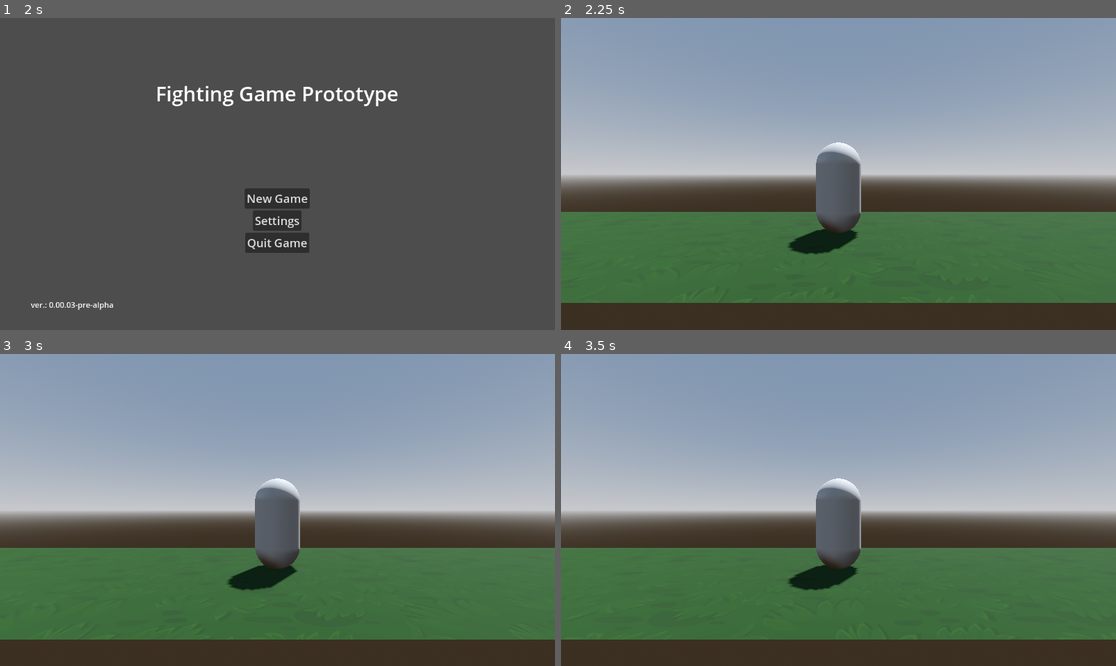
Above: before the commit, frames 1-4 (two rows, left to right).
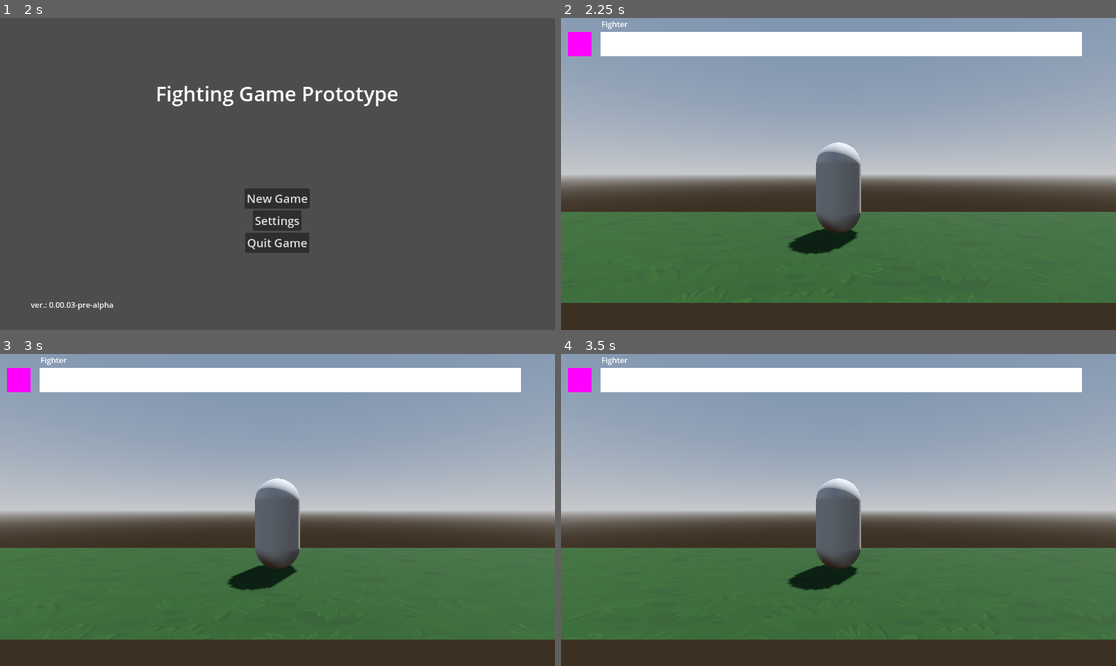
Above: after the commit, the same moments.

Repository: shoyguer/fighting-game-prototype-dev
Game: Godot game, scene res://ui/main_menu/main_menu.tscn
Two runs of this game, one before a commit and one after it. Both use one fixed random seed, a clock stepped at 60 frames per second and the inputs below.
Inputs (mouse positions are in pixels of both pictures, inside the frame that each line leads up to):
- Up to frame 1 (2 s): tap Enter at 0.5 s; move the mouse to (399, 158) at 0.52 s; hold D (move_right) 0.53-1.28 s; hold S (move_crouch) 0.53-1.28 s; tap W (move_jump) at 0.77, 1.52 s; tap Space at 1.25 s; move the mouse to (166, 189) at 1.27 s; hold A (move_left) from 1.28 s (still down); tap S (move_crouch) at 1.35 s
- Up to frame 2 (2.25 s): release A (move_left) at 2 s; click "New Game" at 2 s
- Up to frame 3 (3 s): tap Enter at 2.75 s; move the mouse to (333, 441) at 2.77 s; hold D (move_right) from 2.78 s (still down); hold S (move_crouch) from 2.78 s (still down)
- Up to frame 4 (3.5 s): keep holding D (move_right); keep holding S (move_crouch)

Frame 1 is identical in both runs. In frame 2, 7.1% of the frame differs, in the area x 1-94%, y 1-13%; in frame 3, 7.1%; in frame 4, 7.1%.

Commit message:
UI system initiated

Diff:
--- /dev/null
+++ b/fighting-game-prototype/components/CharacterResource.gd
@@ -0,0 +1,8 @@
+class_name CharacterResource
+extends Resource
+
+@export var max_health: int = 1000
+@export var portrait_image: Texture
+@export var character_name: String
+
+var current_health: int = 1000
--- /dev/null
+++ b/fighting-game-prototype/components/CharacterResource.tres
@@ -0,0 +1,12 @@
+[gd_resource type="Resource" script_class="CharacterResource" load_steps=3 format=3 uid="uid://cr6kqq50nv13x"]
+
+[ext_resource type="Script" path="res://components/CharacterResource.gd" id="1_st1m2"]
+
+[sub_resource type="PlaceholderTexture2D" id="PlaceholderTexture2D_1d2m6"]
+size = Vector2(50, 50)
+
+[resource]
+script = ExtResource("1_st1m2")
+max_health = 1000
+portrait_image = SubResource("PlaceholderTexture2D_1d2m6")
+character_name = ""
--- a/fighting-game-prototype/entities/character/base_character.gd
+++ b/fighting-game-prototype/entities/character/base_character.gd
@@ -1,11 +1,13 @@
 class_name BaseCharacter
 extends CharacterBody3D
 
+signal health_changes
 
 ## For setting the current direction of the character
 @export_group("Character")
-@export var max_health_points: int = 100
-@export var cur_health_points: int = 100:
+@export var character_data: CharacterResource
+@export var max_health_points: int = 1000
+@export var cur_health_points: int = 1000:
 	set(value):
 		cur_health_points = value
 		cur_health_points = clampi(cur_health_points, 0, max_health_points)
@@ -36,6 +38,8 @@
 # Is it a real player or is it being controlled by AI?
 var is_player: bool = false
 
+
+
 @onready var mesh: MeshInstance3D = %Mesh
 @onready var collision: CollisionShape3D = %Collision
 @onready var move_component: MoveComponent = %MoveComponent
@@ -43,8 +47,10 @@
 
 
 func _ready() -> void:
+	character_data.character_name = "Fighter"
+
 	direction = direction
-
+	character_resource()
 	# If not in editor, state manager and move component will be initialized
 	if not Engine.is_editor_hint():
 		state_manager.init(self)
@@ -52,11 +58,21 @@
 
 
 func _physics_process(delta: float) -> void:
+	#character_data.current_health -= damage_suffered
+	if Input.is_action_just_pressed("more_health"):
+		character_data.current_health += 100
+	if Input.is_action_just_pressed("less_health"):
+		character_data.current_health -= 100
 	# If not in editor, state manager will play
 	if not Engine.is_editor_hint():
 		state_manager.physics_process(delta)
 
 
+
+
 func _input(event: InputEvent) -> void:
 	if not Engine.is_editor_hint():
 		state_manager.input(event)
+
+func character_resource() -> void:
+	pass
--- a/fighting-game-prototype/project.godot
+++ b/fighting-game-prototype/project.godot
@@ -61,6 +61,16 @@
 , Object(InputEventKey,"resource_local_to_scene":false,"resource_name":"","device":-1,"window_id":0,"alt_pressed":false …(183 unchanged characters)…
 ]
 }
+more_health={
+"deadzone": 0.5,
+"events": [Object(InputEventKey,"resource_local_to_scene":false,"resource_name":"","device":-1,"window_id":0,"alt_pressed":false,"shift_pressed":false,"ctrl_pressed":false,"meta_pressed":false,"pressed":false,"keycode":0,"physical_keycode":4194437,"key_label":0,"unicode":43,"location":0,"echo":false,"script":null)
+]
+}
+less_health={
+"deadzone": 0.5,
+"events": [Object(InputEventKey,"resource_local_to_scene":false,"resource_name":"","device":-1,"window_id":0,"alt_pressed":false,"shift_pressed":false,"ctrl_pressed":false,"meta_pressed":false,"pressed":false,"keycode":0,"physical_keycode":4194435,"key_label":0,"unicode":45,"location":0,"echo":false,"script":null)
+]
+}
 
 [physics]
 
--- a/fighting-game-prototype/scenes/ring/base_ring.gd
+++ b/fighting-game-prototype/scenes/ring/base_ring.gd
@@ -2,4 +2,5 @@
 extends Node3D
 
 
+
 # No code at the moment
--- a/fighting-game-prototype/scenes/ring/base_ring.tscn
+++ b/fighting-game-prototype/scenes/ring/base_ring.tscn
@@ -1,8 +1,12 @@
-[gd_scene load_steps=10 format=3 uid="uid://2f1oiq4ce6ah"]
+[gd_scene load_steps=14 format=3 uid="uid://2f1oiq4ce6ah"]
 
 [ext_resource type="Script" path="res://scenes/ring/base_ring.gd" id="1_penw6"]
 [ext_resource type="PackedScene" uid="uid://ddwiy1mimsn0a" path="res://entities/character/base_character.tscn" id="2_81ipt"]
 [ext_resource type="Texture2D" uid="uid://catdqc1vtdnie" path="res://assets/textures/texture_grass.png" id="2_gttef"]
+[ext_resource type="Script" path="res://scenes/ring/progress_bar.gd" id="4_q1r1a"]
+[ext_resource type="Resource" uid="uid://cr6kqq50nv13x" path="res://components/CharacterResource.tres" id="5_fw5nq"]
+[ext_resource type="Script" path="res://scenes/ring/label.gd" id="5_r7je1"]
+[ext_resource type="Script" path="res://scenes/ring/texture_rect.gd" id="5_yni6m"]
 
 [sub_resource type="ProceduralSkyMaterial" id="ProceduralSkyMaterial_lj7xn"]
 sky_horizon_color = Color(0.64625, 0.65575, 0.67075, 1)
@@ -51,7 +55,57 @@
 surface_material_override/0 = SubResource("StandardMaterial3D_sdpws")
 
 [node name="BaseCharacter" parent="." instance=ExtResource("2_81ipt")]
+character_data = ExtResource("5_fw5nq")
 
 [node name="Camera3D" type="Camera3D" parent="BaseCharacter"]
 transform = Transform3D(1, 0, 0, 0, 1, 0, 0, 0, 1, 0, 1.30237, 4.54876)
 current = true
+
+[node name="Control" type="Control" parent="."]
+layout_mode = 3
+anchors_preset = 0
+offset_right = 40.0
+offset_bottom = 40.0
+
+[node name="VBoxContainer" type="VBoxContainer" parent="Control"]
+layout_mode = 0
+offset_right = 40.0
+offset_bottom = 40.0
+
+[node name="HBoxContainer" type="HBoxContainer" parent="Control/VBoxContainer"]
+custom_minimum_size = Vector2(50, 25)
+layout_mode = 2
+
+[node name="HBoxContainer4" type="HBoxContainer" parent="Control/VBoxContainer/HBoxContainer"]
+custom_minimum_size = Vector2(80, 25)
+layout_mode = 2
+
+[node name="Label" type="Label" parent="Control/VBoxContainer/HBoxContainer" node_paths=PackedStringArray("base_character")]
+layout_mode = 2
+script = ExtResource("5_r7je1")
+base_character = NodePath("../../../../BaseCharacter")
+
+[node name="HBoxContainer2" type="HBoxContainer" parent="Control/VBoxContainer"]
+layout_mode = 2
+
+[node name="HBoxContainer4" type="HBoxContainer" parent="Control/VBoxContainer/HBoxContainer2"]
+custom_minimum_size = Vector2(10, 25)
+layout_mode = 2
+
+[node name="TextureRect" type="TextureRect" parent="Control/VBoxContainer/HBoxContainer2" node_paths=PackedStringArray("base_character")]
+layout_mode = 2
+script = ExtResource("5_yni6m")
+base_character = NodePath("../../../../BaseCharacter")
+
+[node name="HBoxContainer3" type="HBoxContainer" parent="Control/VBoxContainer/HBoxContainer2"]
+custom_minimum_size = Vector2(10, 25)
+layout_mode = 2
+
+[node name="ColorRect" type="ColorRect" parent="Control/VBoxContainer/HBoxContainer2" node_paths=PackedStringArray("base_character")]
+custom_minimum_size = Vector2(0, 50)
+layout_mode = 2
+script = ExtResource("4_q1r1a")
+base_character = NodePath("../../../../BaseCharacter")
+
+[node name="TextureProgressBar" type="TextureProgressBar" parent="Control/VBoxContainer/HBoxContainer2"]
+layout_mode = 2
--- /dev/null
+++ b/fighting-game-prototype/scenes/ring/color_rect.gd
@@ -0,0 +1,12 @@
+extends ColorRect
+
+const CHARACTER_RESOURCE = preload("res://components/CharacterResource.tres")
+
+# Called when the node enters the scene tree for the first time.
+func _ready() -> void:
+	pass # Replace with function body.
+
+
+# Called every frame. 'delta' is the elapsed time since the previous frame.
+func _process(delta: float) -> void:
+	custom_minimum_size.x = CHARACTER_RESOURCE.max_health
--- /dev/null
+++ b/fighting-game-prototype/scenes/ring/label.gd
@@ -0,0 +1,11 @@
+extends Label
+
+@export var base_character: BaseCharacter
+# Called when the node enters the scene tree for the first time.
+func _ready() -> void:
+	text = base_character.character_data.character_name
+
+
+# Called every frame. 'delta' is the elapsed time since the previous frame.
+func _process(delta: float) -> void:
+	pass
--- /dev/null
+++ b/fighting-game-prototype/scenes/ring/progress_bar.gd
@@ -0,0 +1,9 @@
+extends ColorRect
+
+@export var base_character: BaseCharacter
+
+func _ready() -> void:
+	pass
+
+func _process(delta: float) -> void:
+	custom_minimum_size.x = base_character.character_data.current_health
--- /dev/null
+++ b/fighting-game-prototype/scenes/ring/texture_progress_bar.gd
@@ -0,0 +1,7 @@
+extends TextureProgressBar
+
+@export var character_resource: CharacterResource
+
+# Called every frame. 'delta' is the elapsed time since the previous frame.
+func _process(delta: float) -> void:
+	value = 1000
--- /dev/null
+++ b/fighting-game-prototype/scenes/ring/texture_rect.gd
@@ -0,0 +1,11 @@
+extends TextureRect
+
+@export var base_character: BaseCharacter
+
+
+func _ready() -> void:
+	texture = base_character.character_data.portrait_image
+
+# Called every frame. 'delta' is the elapsed time since the previous frame.
+func _process(delta: float) -> void:
+	pass
